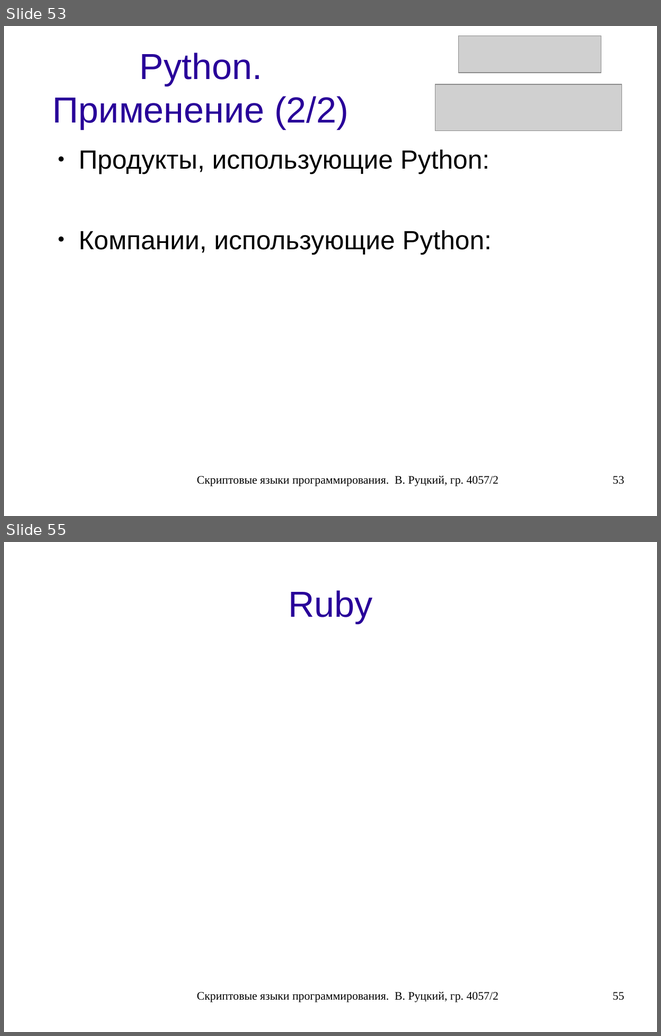
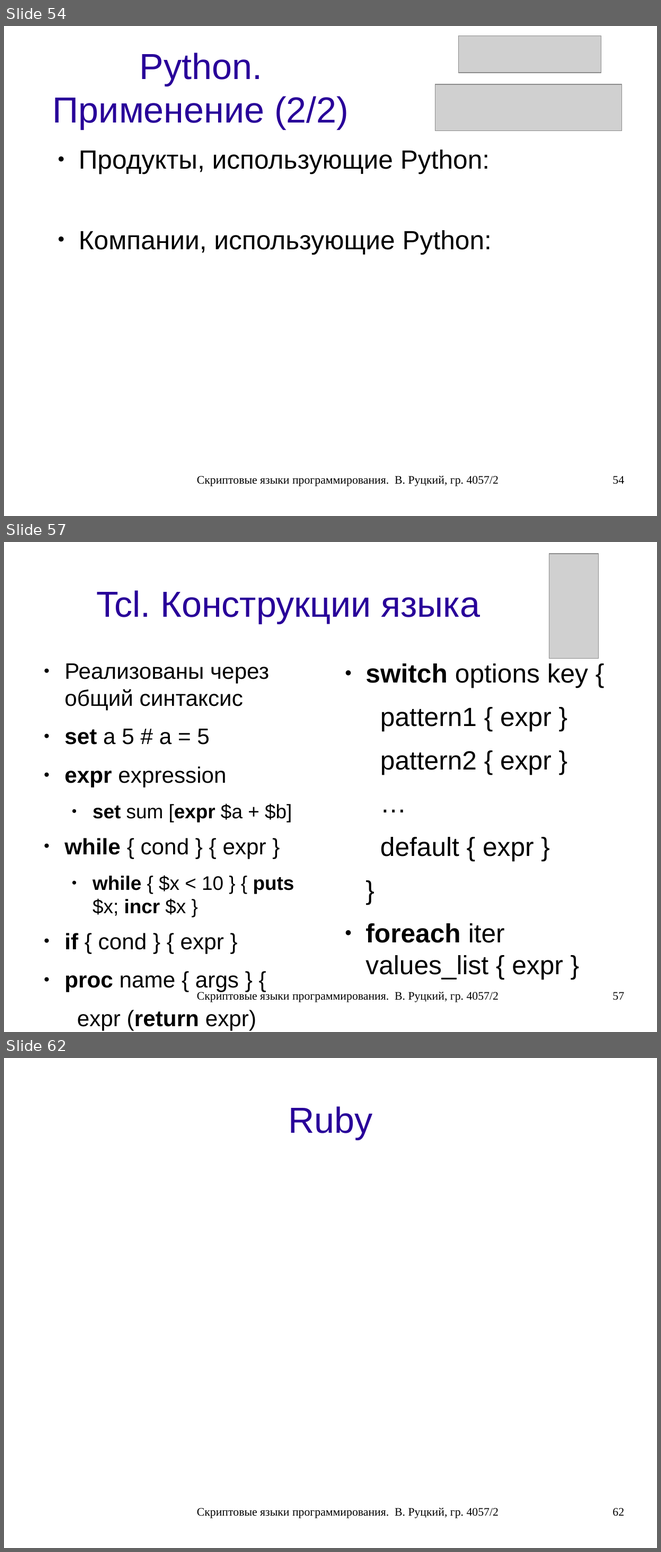
Before and after one commit to rutsky/semester07, a slide deck: Operation_systems/scripting_languages/40572_Rutsky_Scripting_languages.odp. Shown one above the other, each under a label of ours: slides 53 and 55 before the commit, slides 54, 57 and 62 after it; the slides between them are not shown. The pictures are 661x1036 and 661x1552 pixels, drawn with LibreOffice and Linux fonts; fonts in the diff are those of the drawing; grey boxes stand for pictures. Boxes give left, top, right and bottom in pixels: in the first picture for what was removed or moved away, otherwise in the second. Text is boxed around its words. In the diff, an @@ line names an element or a change of style, - is before the commit and + after.

```diff
--- a/Operation_systems/scripting_languages/40572_Rutsky_Scripting_languages.odp
+++ b/Operation_systems/scripting_languages/40572_Rutsky_Scripting_languages.odp
@@ slide 57 added at (4, 542, 657, 1032), background #FFFFFF @@
@@ picture added at (549, 554, 599, 659) @@
@@ title added at (96, 590, 480, 623), 44 pt, text #280099 @@
+Tcl. Конструкции языка
@@ text added at (64, 663, 294, 1030), 27.2 pt, text #000000 @@
+● Реализованы через общий синтаксис
+● set a 5 # a = 5
+● expr expression
+  ● set sum [expr $a + $b]
+● while { cond } { expr }
+  ● while { $x < 10 } { puts $x; incr $x }
+● if { cond } { expr }
+● proc name { args } {
+expr (return expr)
+}
@@ text added at (365, 663, 588, 979), 32 pt, text #000000 @@
+● switch options key {
+pattern1 { expr }
+pattern2 { expr }
+…
+default { expr }
+}
+● foreach iter values_list { expr }
@@ text added at (197, 990, 498, 1002), 14 pt, text #000000 @@
+Скриптовые языки программирования. В. Руцкий, гр. 4057/2
@@ page number added at (612, 991, 624, 1000), 14 pt, text #000000 @@
+57
@@ what was slide 53 is now slide 54 @@
@@ page number at (612, 475, 624, 484): text changed @@
-53
+54
@@ what was slide 55 is now slide 62 @@
@@ page number at (612, 1507, 624, 1516): text changed @@
-55
+62
```
Also in this commit, not shown: 3 slides changed, 6 other slides added, 3 other files.
